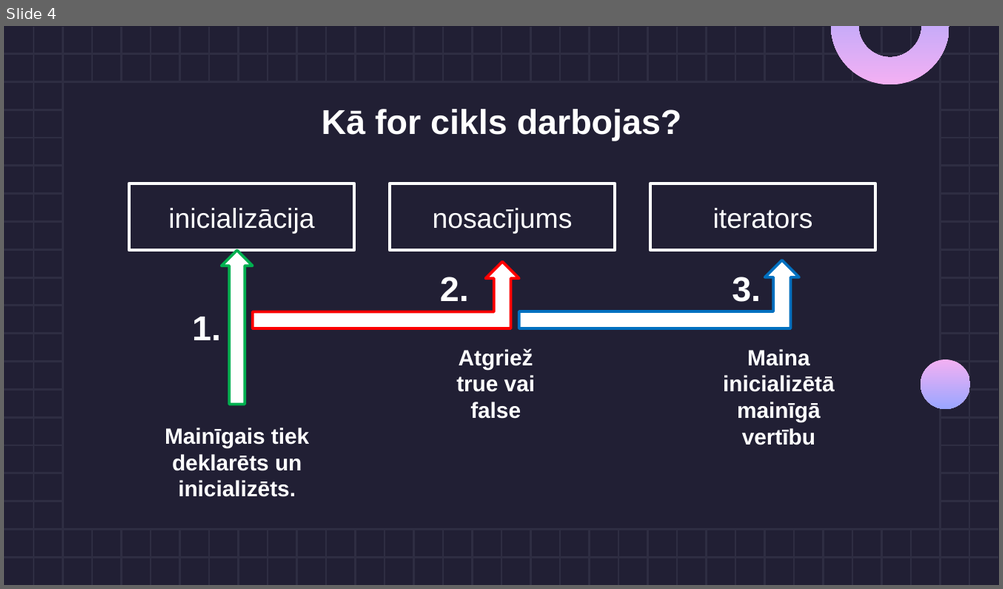
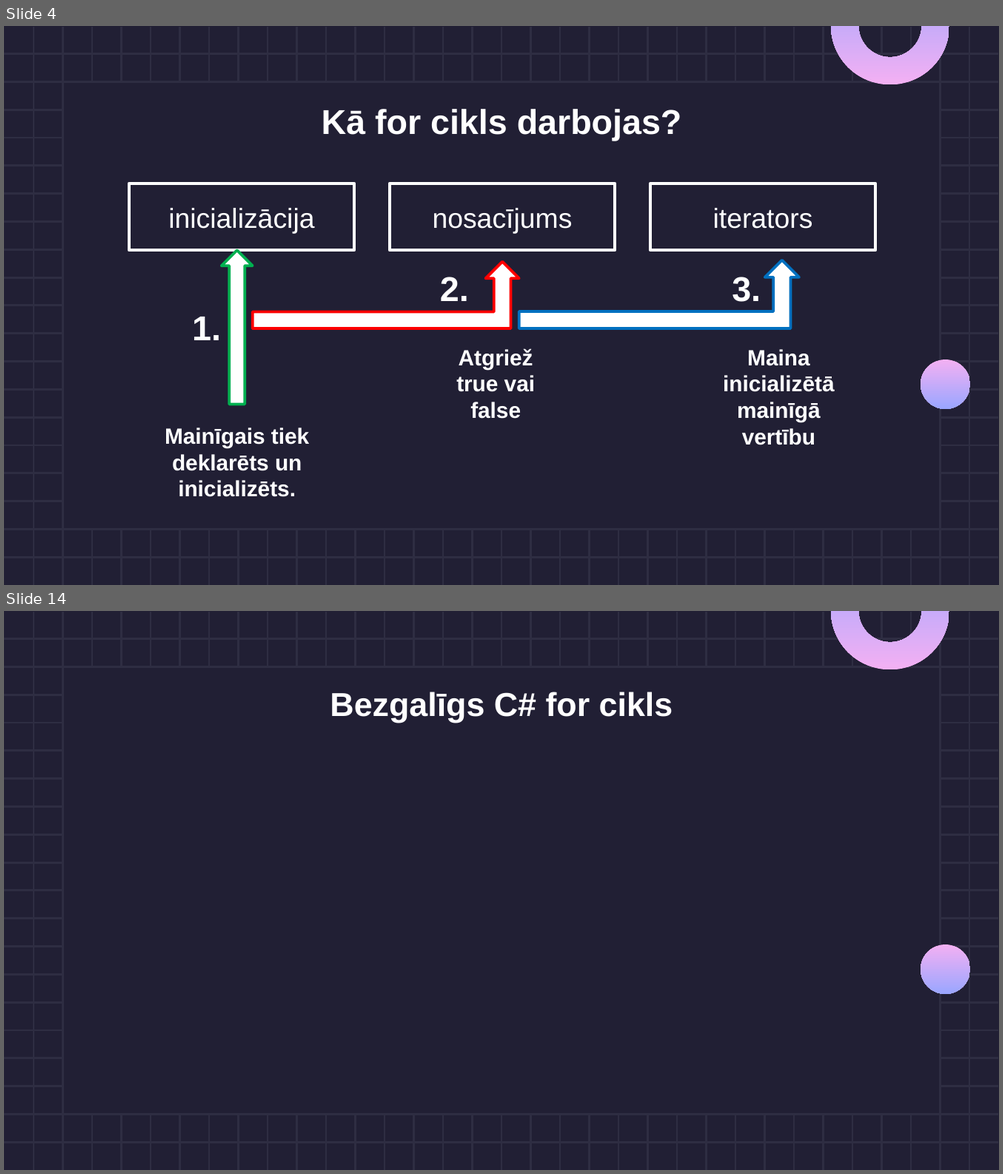
Before and after one commit to RoseU22/Eksamens_Sist_Prog, a slide deck: Cikls ar skaitītāju strādājot ar C#.pptx. Shown one above the other, each under a label of ours: slide 4 before the commit, slides 4 and 14 after it; the slides between them are not shown. The pictures are 1003x589 and 1003x1174 pixels, drawn with LibreOffice and Linux fonts; fonts in the diff are those of the drawing. Boxes give left, top, right and bottom in pixels: in the first picture for what was removed or moved away, otherwise in the second. Text is boxed around its words. In the diff, an @@ line names an element or a change of style, - is before the commit and + after.

```diff
--- a/Cikls ar skaitītāju strādājot ar C#.pptx
+++ b/Cikls ar skaitītāju strādājot ar C#.pptx
@@ slide 14 added at [4,611,999,1170], background #211F34; not listed: 55 template elements that a slide beside it also shows @@
@@ text added at [330,692,673,723], 24 pt, text #FFFFFF, bold @@
+Bezgalīgs C# for cikls
```
Also in this commit, not shown: 10 other slides added, 11 slides removed.
